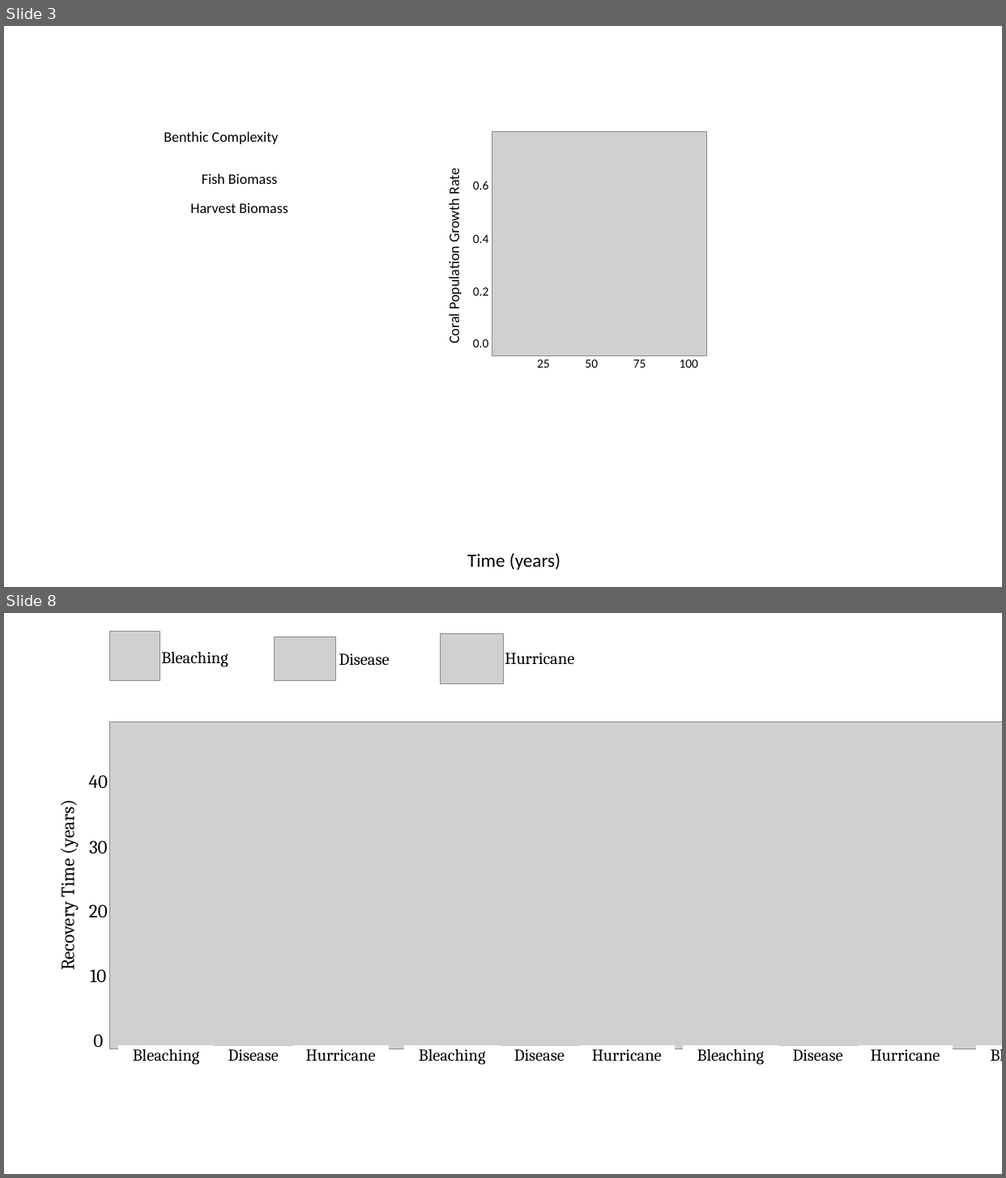
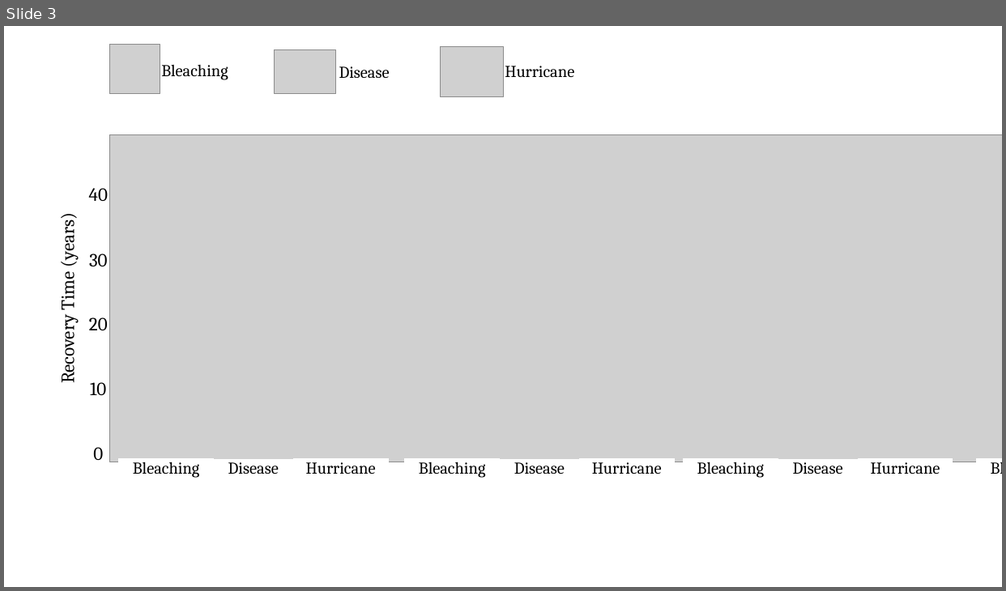
Before and after one commit to d3vynn/MBIO740_AMD, a slide deck: output/Figures/Figs.pptx. Shown one above the other, each under a label of ours: slides 3 and 8 before the commit, slide 3 after it; the slides between them are not shown. The pictures are 1006x1178 and 1006x591 pixels, drawn with LibreOffice and Linux fonts; fonts in the diff are those of the drawing; grey boxes stand for pictures. Boxes give left, top, right and bottom in pixels: in the first picture for what was removed or moved away, otherwise in the second. Text is boxed around its words. In the diff, an @@ line names an element or a change of style, - is before the commit and + after.

```diff
--- a/output/Figures/Figs.pptx
+++ b/output/Figures/Figs.pptx
@@ slide 3 removed at <box>4,26,1002,587</box>, background #FFFFFF @@
@@ rectangle removed at <box>117,122,326,151</box> @@
-Benthic Complexity
@@ group removed at <box>439,131,710,376</box>: 13 rectangles, 1 picture @@
-25
-75
-100
-50
-0.0
-0.2
-0.4
-0.6
-Coral Population Growth Rate
@@ rectangle removed at <box>135,165,345,194</box> @@
-Fish Biomass
@@ rectangle removed at <box>135,194,345,223</box> @@
-Harvest Biomass
@@ rectangle removed at <box>120,540,908,580</box> @@
-Time (years)
@@ what was slide 8 is now slide 3 @@
```
Also in this commit, not shown: 2 slides changed, 5 slides added, 6 other slides removed, 22 other files.
